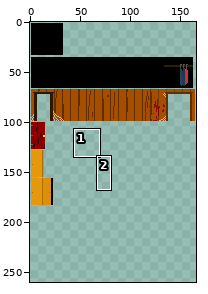
Two versions of one sprite sheet, media/scenes/building/sprites.png. Above, an overview of the earlier version with the close-up marked.
Close-up. Old version:
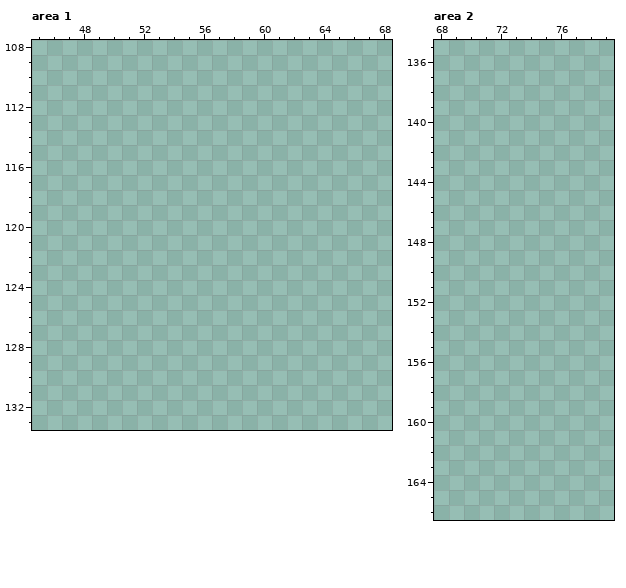
The file is 166x185 pixels. Colours within 5 levels of each other are drawn and written as one. Shown: area 1: x 45..68, y 108..133; area 2: x 68..79, y 135..166. The old version is drawn lined up with the new one, on the new canvas. The commit also changed other parts of the picture, which this record leaves out.
New version:
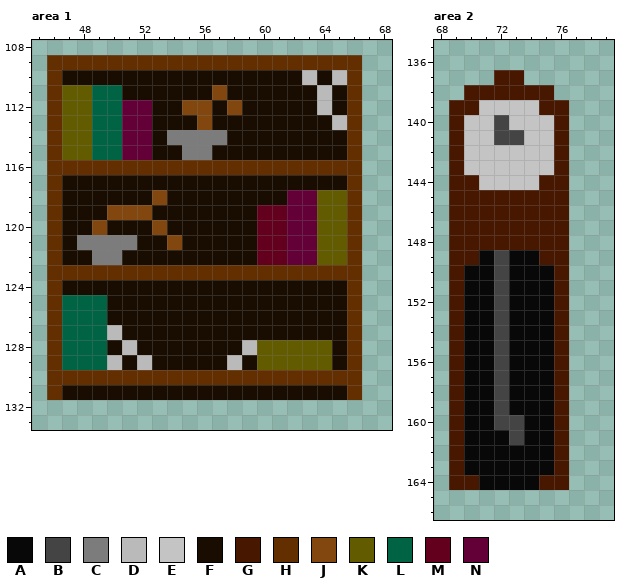
Palette (. is transparent): A #080808  B #444444  C #7c7c7c  D #bababa  E #c4c4c4  F #190c00  G #471700  H #632f00  J #82470e  K #635b00  L #006344  M #63001e  N #630038
Edits made:
{"change": "canvas 166x185 -> 166x260"}
{"where": "area 1"}
{"y":109,"x":46,"old":".....................","new":"HHHHHHHHHHHHHHHHHHHHH"}
{"y":110,"x":46,"old":".....................","new":"HFFFFFFFFFFFFFFFFDFDH"}
{"y":111,"x":46,"old":".....................","new":"HKKLLFFFFFFJFFFFFFDFH"}
{"y":112,"x":46,"old":".....................","new":"HKKLLNNFFJJFJFFFFFDFH"}
{"y":113,"x":46,"old":".....................","new":"HKKLLNNFFFJFFFFFFFFDH"}
{"y":114,"x":46,"old":".....................","new":"HKKLLNNFCCCCFFFFFFFFH"}
{"y":115,"x":46,"old":".....................","new":"HKKLLNNFFCCFFFFFFFFFH"}
{"y":116,"x":46,"old":".....................","new":"HHHHHHHHHHHHHHHHHHHHH"}
{"y":117,"x":46,"old":".....................","new":"HFFFFFFFFFFFFFFFFFFFH"}
{"y":118,"x":46,"old":".....................","new":"HFFFFFFJFFFFFFFFNNKKH"}
{"y":119,"x":46,"old":".....................","new":"HFFFJJJFFFFFFFMMNNKKH"}
{"y":120,"x":46,"old":".....................","new":"HFFJFFFJFFFFFFMMNNKKH"}
{"y":121,"x":46,"old":".....................","new":"HFCCCCFFJFFFFFMMNNKKH"}
{"y":122,"x":46,"old":".....................","new":"HFFCCFFFFFFFFFMMNNKKH"}
{"y":123,"x":46,"old":".....................","new":"HHHHHHHHHHHHHHHHHHHHH"}
{"y":124,"x":46,"old":".....................","new":"HFFFFFFFFFFFFFFFFFFFH"}
{"y":125,"x":46,"old":".....................","new":"HLLLFFFFFFFFFFFFFFFFH"}
{"y":126,"x":46,"old":".....................","new":"HLLLFFFFFFFFFFFFFFFFH"}
{"y":127,"x":46,"old":".....................","new":"HLLLDFFFFFFFFFFFFFFFH"}
{"y":128,"x":46,"old":".....................","new":"HLLLFDFFFFFFFDKKKKKFH"}
{"y":129,"x":46,"old":".....................","new":"HLLLDFDFFFFFDFKKKKKFH"}
{"y":130,"x":46,"old":".....................","new":"HHHHHHHHHHHHHHHHHHHHH"}
{"y":131,"x":46,"old":".....................","new":"HFFFFFFFFFFFFFFFFFFFH"}
{"where": "area 2"}
{"y":137,"x":72,"old":"..","new":"GG"}
{"y":138,"x":70,"old":"......","new":"GGGGGG"}
{"y":139,"x":69,"old":"........","new":"GGEEEEGG"}
{"y":140,"x":69,"old":"........","new":"GEEBEEEG"}
{"y":141,"x":69,"old":"........","new":"GEEBBEEG"}
{"y":142,"x":69,"old":"........","new":"GEEEEEEG"}
{"y":143,"x":69,"old":"........","new":"GEEEEEEG"}
{"y":144,"x":69,"old":"........","new":"GGEEEEGG"}
{"y":145,"x":69,"old":"........","new":"GGGGGGGG"}
{"y":146,"x":69,"old":"........","new":"GGGGGGGG"}
{"y":147,"x":69,"old":"........","new":"GGGGGGGG"}
{"y":148,"x":69,"old":"........","new":"GGGGGGGG"}
{"y":149,"x":69,"old":"........","new":"GGABAAGG"}
{"y":150,"x":69,"old":"........","new":"GAABAAAG"}
{"y":151,"x":69,"old":"........","new":"GAABAAAG"}
{"y":152,"x":69,"old":"........","new":"GAABAAAG"}
{"y":153,"x":69,"old":"........","new":"GAABAAAG"}
{"y":154,"x":69,"old":"........","new":"GAABAAAG"}
{"y":155,"x":69,"old":"........","new":"GAABAAAG"}
{"y":156,"x":69,"old":"........","new":"GAABAAAG"}
{"y":157,"x":69,"old":"........","new":"GAABAAAG"}
{"y":158,"x":69,"old":"........","new":"GAABAAAG"}
{"y":159,"x":69,"old":"........","new":"GAABAAAG"}
{"y":160,"x":69,"old":"........","new":"GAABBAAG"}
{"y":161,"x":69,"old":"........","new":"GAAABAAG"}
{"y":162,"x":69,"old":"........","new":"GAAAAAAG"}
{"y":163,"x":69,"old":"........","new":"GAAAAAAG"}
{"y":164,"x":69,"old":"........","new":"GGAAAAGG"}
{"label":"added","picture_box":[47,55,362,400]}
{"label":"added","picture_box":[449,70,569,490]}
